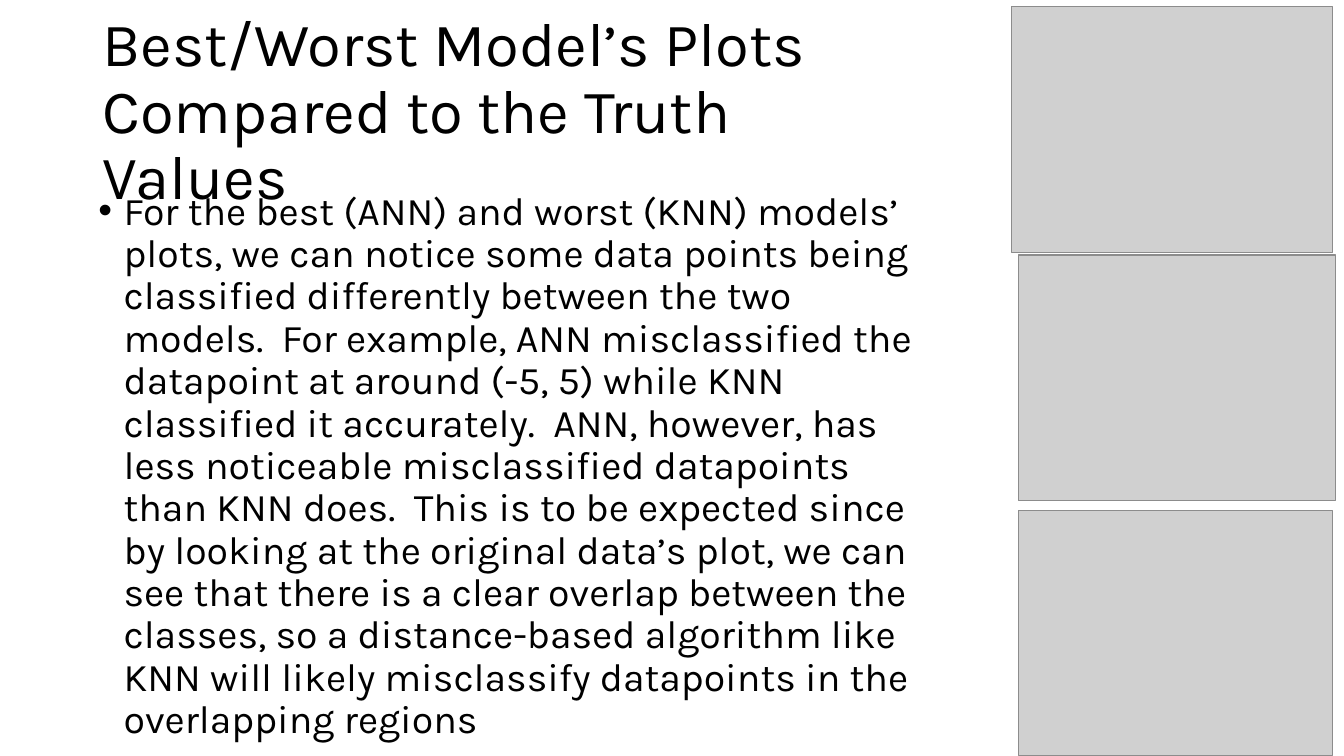
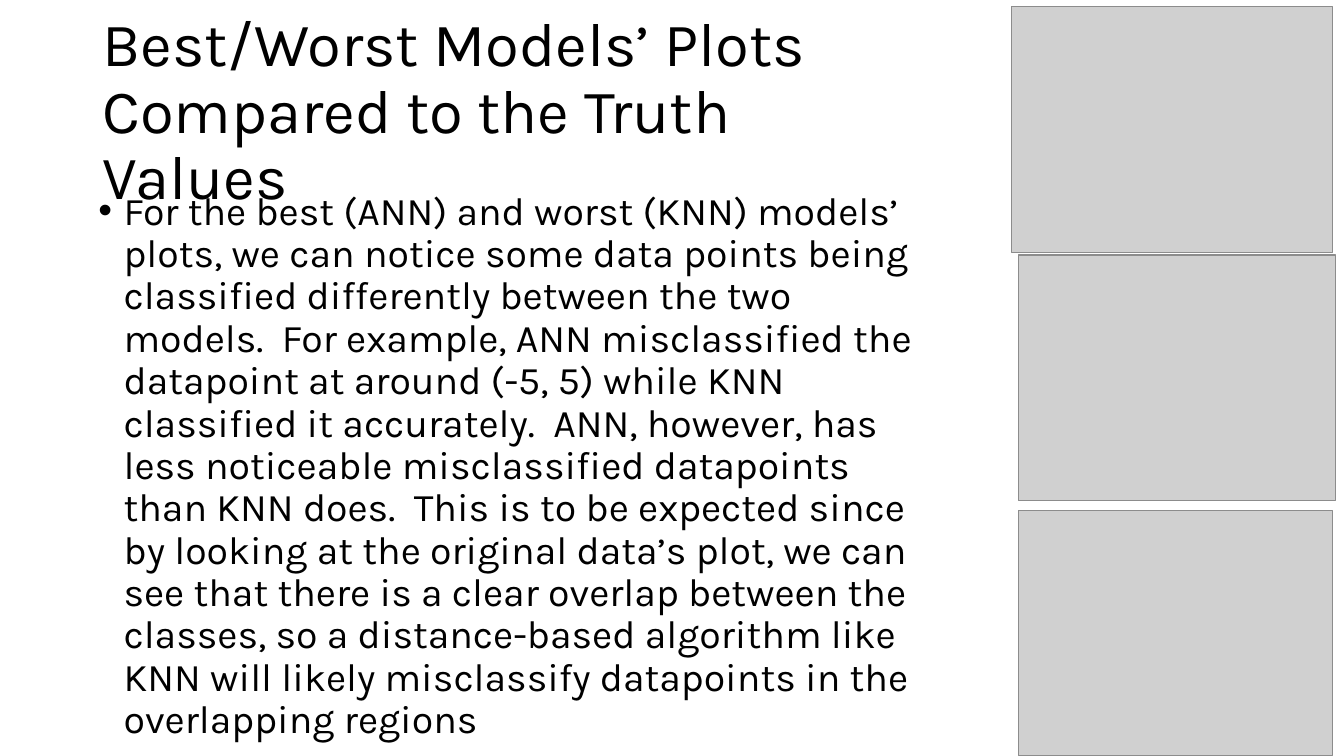
Before and after one commit to RhettHill/Cmps-4700-Project, a slide deck: slide 28 of ChatBLT_ProjectReport.pptx. Drawn at 1344x756 pixels with LibreOffice and Linux fonts; fonts in the diff are those of the drawing; grey boxes stand for pictures. Boxes give left, top, right and bottom in pixels: in the first picture for what was removed or moved away, otherwise in the second. Text is boxed around its words. In the diff, an @@ line names an element or a change of style, - is before the commit and + after.

```diff
--- a/ChatBLT_ProjectReport.pptx
+++ b/ChatBLT_ProjectReport.pptx
@@ title at bbox=[102, 21, 805, 214]: text changed @@
-Best/Worst Model’s Plots Compared to the Truth Values
+Best/Worst Models’ Plots Compared to the Truth Values
```
Also in this commit, not shown: 3 other slides changed, 3 slides added, 2 other files.
